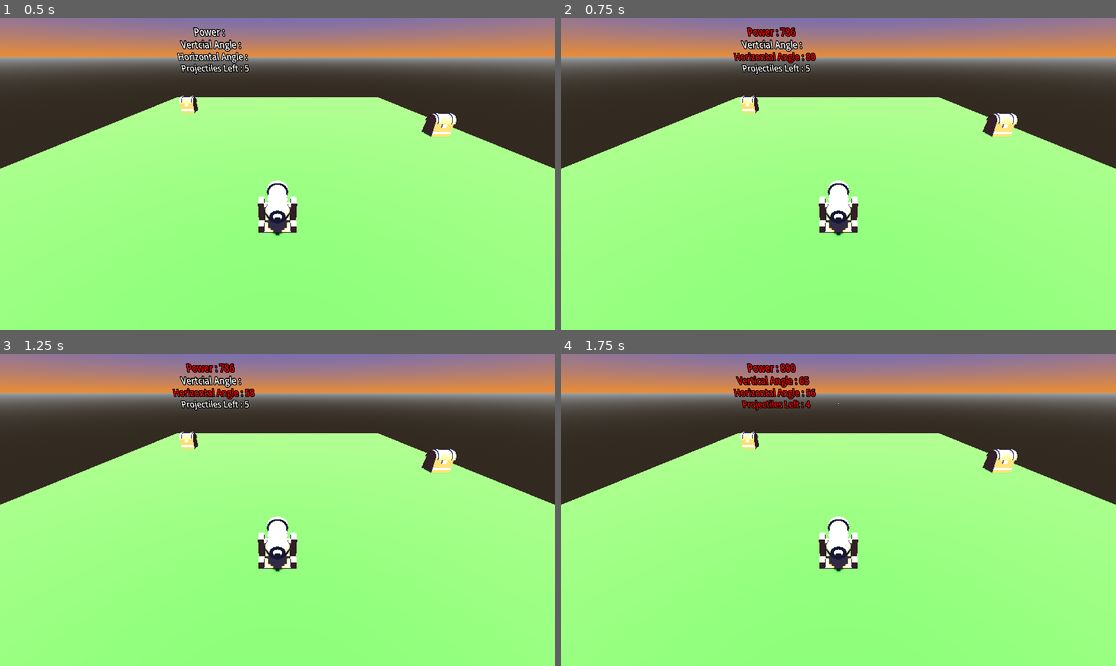
Above: before the commit, frames 1-4 (two rows, left to right).
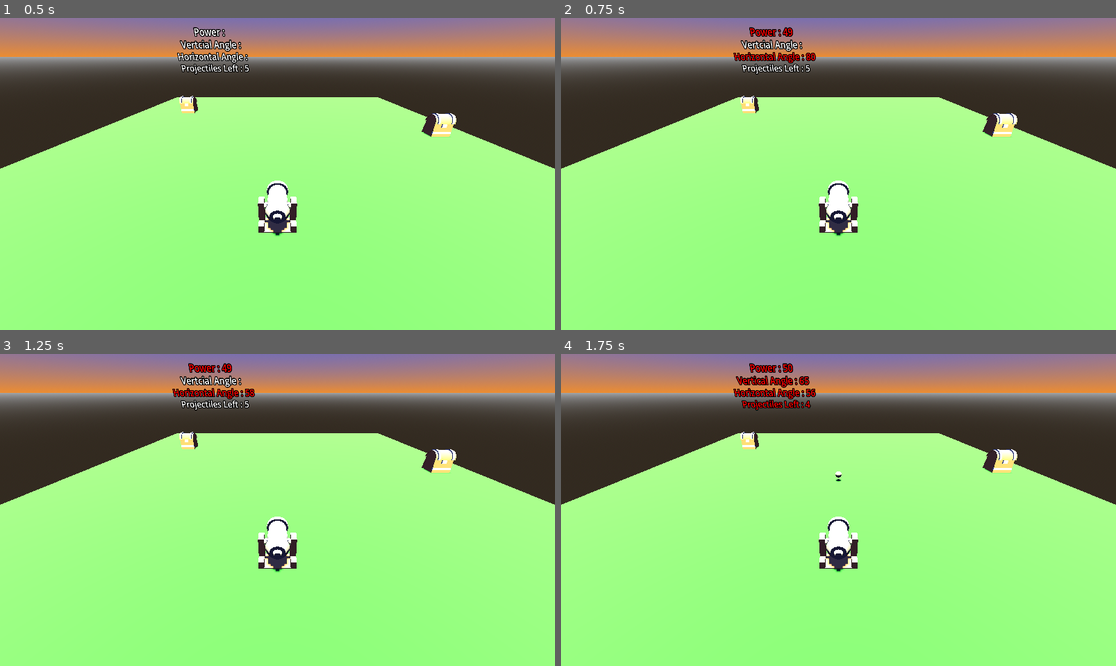
Above: after the commit, the same moments.

Repository: bsu-cs315/e3-evan.kiser
Game: Godot game, scene res://world/world.tscn
The game is run twice, just before and just after one commit, with the same random seed, the same clock (stepped at 60 frames per second) and the same inputs. The project has no main scene, so this scene is started directly.
Inputs:
- Up to frame 1 (0.5 s): no input
- Up to frame 2 (0.75 s): tap Enter at 0.5 s; hold D (angle_right) from 0.53 s (still down); tap Q (decrease_power) at 0.6 s
- Up to frame 3 (1.25 s): keep holding D (angle_right)
- Up to frame 4 (1.75 s): tap Space (launch) at 1.25 s; release D (angle_right) at 1.28 s; hold S (angle_down) from 1.28 s (still down); tap E (increase_power) at 1.35 s

Frame 1 is identical in both runs. In frame 2, 0.2% of the frame differs, in the area x 33-43%, y 2-7%; in frame 3, 0.2%; in frame 4, 0.2%, in the area x 33-51%, y 2-41%.

Commit message:
Chnage power levels of the cannon

Diff:
--- a/project/cannon/cannon.gd
+++ b/project/cannon/cannon.gd
@@ -7,14 +7,14 @@
 signal no_remaining_projectiles
 
 const _MIN_POWER := 0
-const _MAX_POWER := 2000
+const _MAX_POWER := 100
 const _MIN_VERTICAL_ANGLE := deg_to_rad(-90)
 const _MAX_VERTICAL_ANGLE := deg_to_rad(0)
 const _MIN_HORIZONTAL_ANGLE := deg_to_rad(-180)
 const _MAX_HORIZONTAL_ANGLE :=deg_to_rad(0)
 
-@export var power := 800.
-@export var power_change_rate := 200.
+@export var power := 50.
+@export var power_change_rate := 10.
 @export var angle_vertical := -TAU/8
 @export var angle_horizontal := -TAU/4
 @export var angle_change_rate := TAU/8
